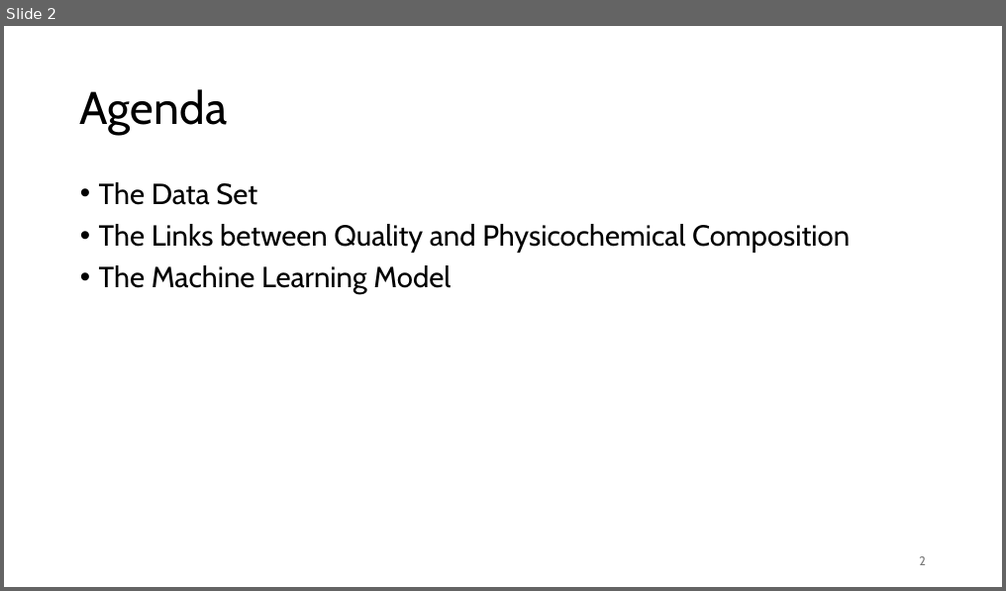
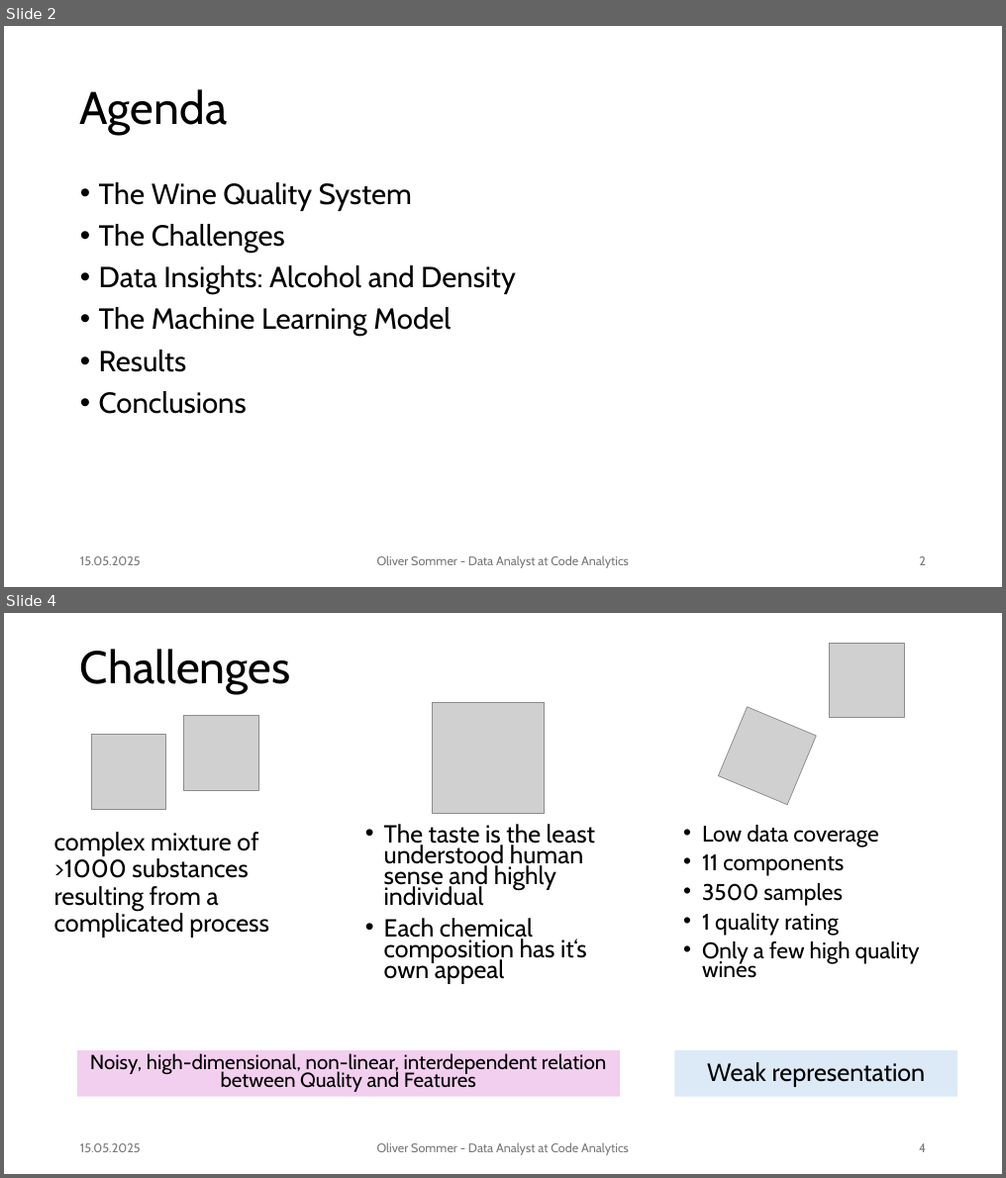
Before and after one commit to olemir/data-analysis-on-wine, a slide deck: reports/Wine Quality Analytics System.pptx. Shown one above the other, each under a label of ours: slide 2 before the commit, slides 2 and 4 after it; the slides between them are not shown. The pictures are 1006x591 and 1006x1178 pixels, drawn with LibreOffice and Linux fonts; fonts in the diff are those of the drawing; grey boxes stand for pictures. Boxes give left, top, right and bottom in pixels: in the first picture for what was removed or moved away, otherwise in the second. Text is boxed around its words. In the diff, an @@ line names an element or a change of style, - is before the commit and + after.

```diff
--- a/reports/Wine Quality Analytics System.pptx
+++ b/reports/Wine Quality Analytics System.pptx
@@ slide 4 added at <box>4,613,1002,1174</box>, background #FFFFFF @@
@@ title added at <box>80,649,290,694</box>, 44 pt, text #000000 @@
+Challenges
@@ picture added at <box>829,643,904,718</box> @@
@@ picture added at <box>183,716,258,790</box> @@
@@ picture added at <box>433,702,544,814</box> @@
@@ picture added at <box>719,707,817,805</box> @@
@@ picture added at <box>91,735,166,809</box> @@
@@ text added at <box>54,832,269,938</box>, 24 pt, text #000000 @@
+complex mixture of >1000 substances resulting from a complicated process
@@ text added at <box>384,824,595,983</box>, 23.8 pt, text #000000 @@
+• The taste is the least understood human sense and highly individual
+• Each chemical composition has it‘s own appeal
@@ text added at <box>702,825,920,978</box>, 21.7 pt, text #000000 @@
+• Low data coverage
+• 11 components
+• 3500 samples
+• 1 quality rating
+• Only a few high quality wines
@@ rectangle added at <box>77,1051,620,1097</box>, fill #F2CFEE, 19.6 pt, text #000000 @@
+Noisy, high-dimensional, non-linear, interdependent relation between Quality and Features
@@ rectangle added at <box>675,1051,957,1097</box>, fill #DCEAF7, 24 pt, text #000000 @@
+Weak representation
@@ text added at <box>80,1144,141,1153</box>, 12 pt, text #797979 @@
+15.05.2025
@@ text added at <box>377,1143,629,1156</box>, 12 pt, text #797979 @@
+Oliver Sommer - Data Analyst at Code Analytics
@@ page number added at <box>919,1144,926,1153</box>, 12 pt, text #797979 @@
+4
@@ slide 2 changed as well @@
@@ text at <box>99,182,516,294</box>: text changed @@
-• The Data Set
-• The Links between Quality and Physicochemical Composition
+• The Wine Quality System
+• The Challenges
+• Data Insights: Alcohol and Density
@@ text at <box>99,350,247,414</box>: paragraphs added @@
+• Results
+• Conclusions
@@ text added at <box>80,557,141,566</box>, 12 pt, text #797979 @@
+15.05.2025
@@ text added at <box>377,556,629,569</box>, 12 pt, text #797979 @@
+Oliver Sommer - Data Analyst at Code Analytics
```
Also in this commit, not shown: 3 other slides changed, 4 other slides added, 3 slides removed, 7 other files.
